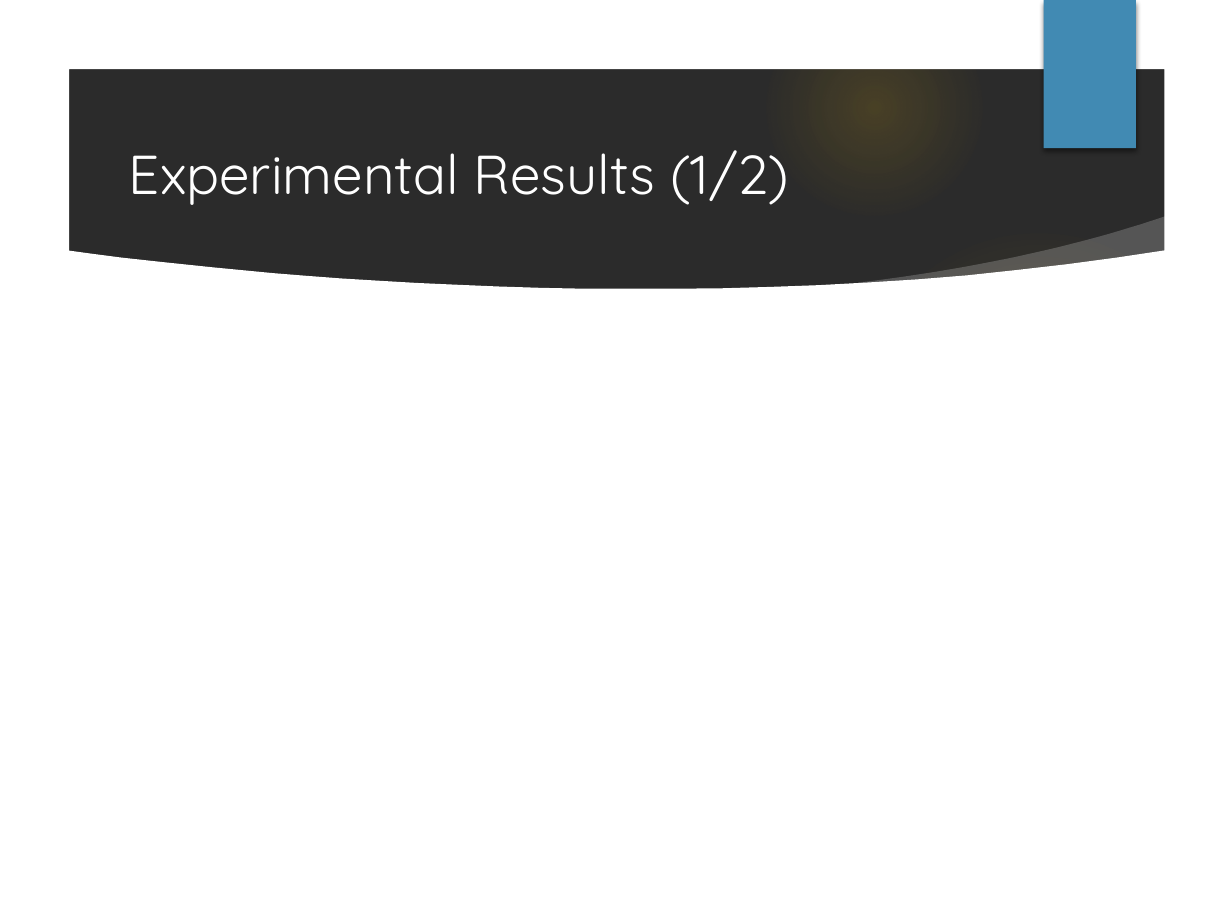
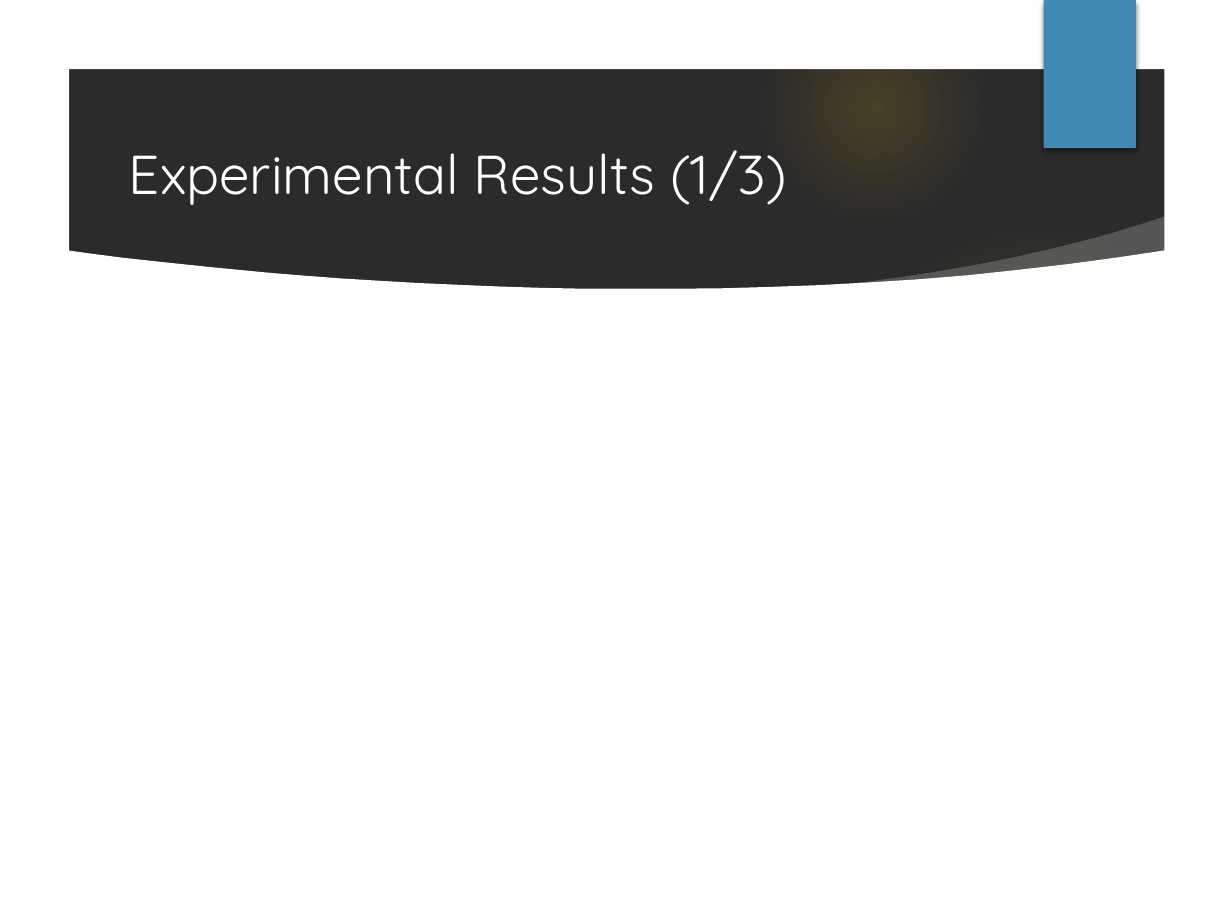
Before and after one commit to Masukane/slides, a slide deck: slide 13 of masukaneICIIC2018.pptm. Drawn at 1232x924 pixels with LibreOffice and Linux fonts; fonts in the diff are those of the drawing; background and template pictures are left out; a plain dark background stands for a picture behind light text. Boxes give left, top, right and bottom in pixels: in the first picture for what was removed or moved away, otherwise in the second. Text is boxed around its words. In the diff, an @@ line names an element or a change of style, - is before the commit and + after.

```diff
--- a/masukaneICIIC2018.pptm
+++ b/masukaneICIIC2018.pptm
@@ title at (129,150,786,205): text changed @@
-Experimental Results (1/2)
+Experimental Results (1/3)
```
Also in this commit, not shown: 7 other slides changed, 1 slide added, 2 slides removed.
